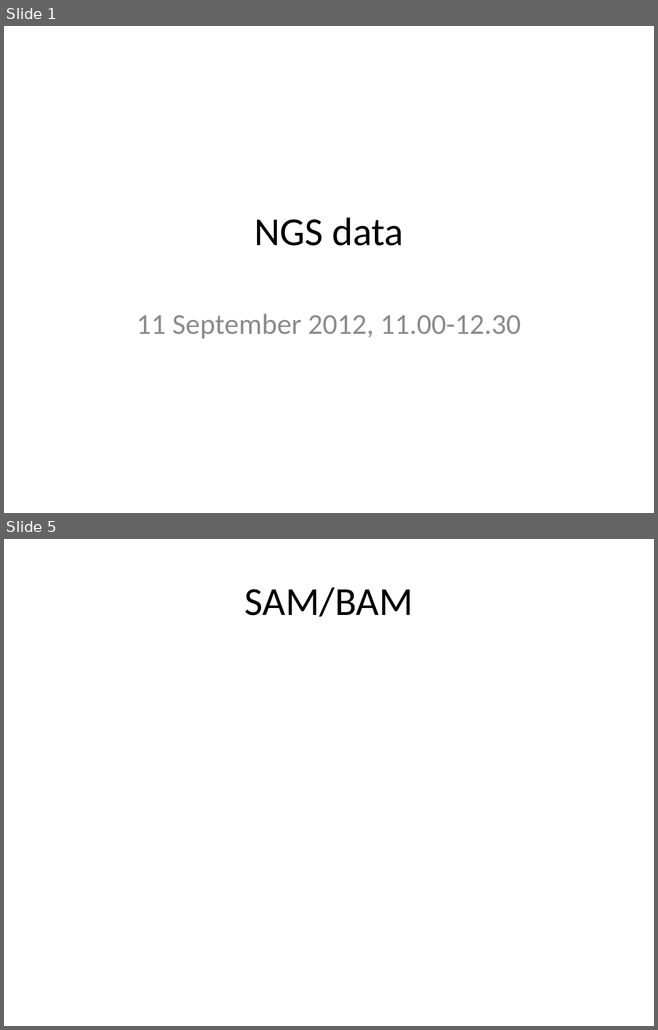
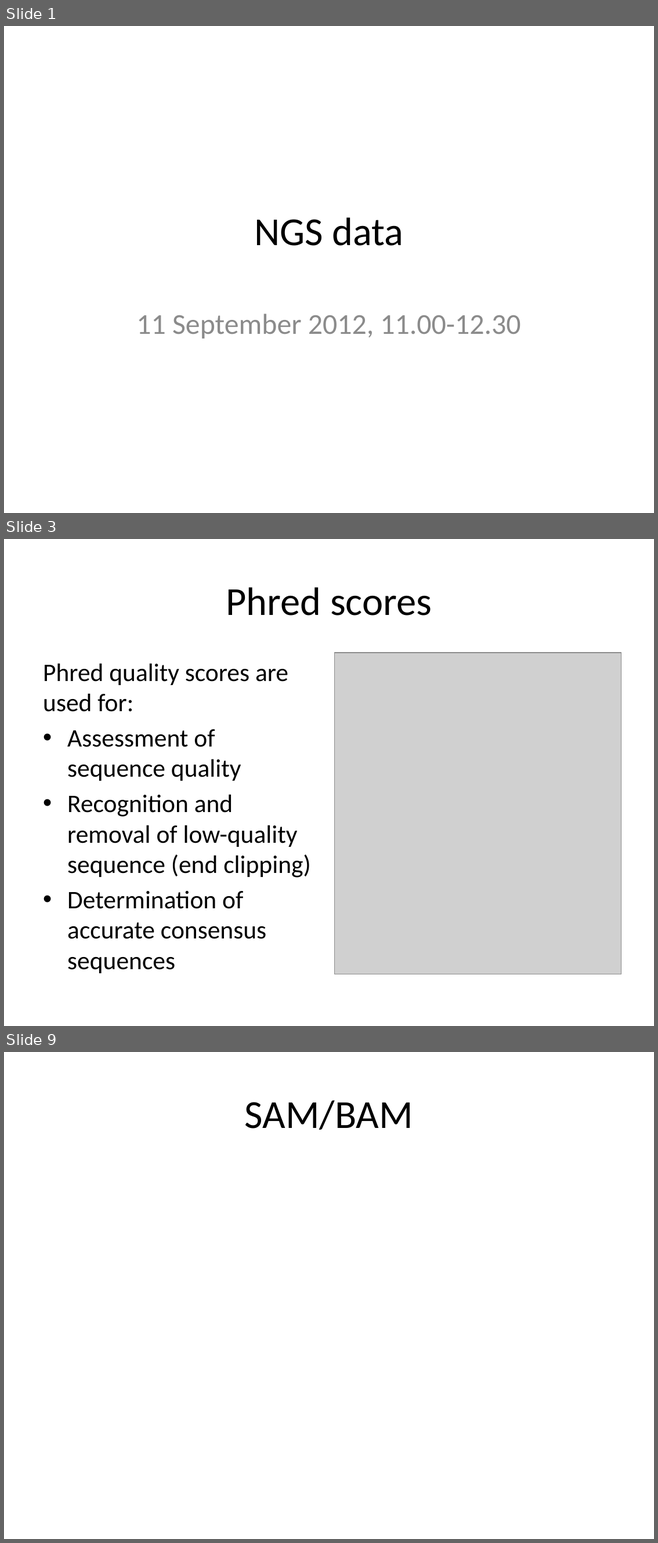
Before and after one commit to rvosa/ngs-workflows, a slide deck: doc/slides/day1/session2/NGSdata.pptx. Shown one above the other, each under a label of ours: slides 1 and 5 before the commit, slides 1, 3 and 9 after it; the slides between them are not shown. The pictures are 658x1030 and 658x1543 pixels, drawn with LibreOffice and Linux fonts; fonts in the diff are those of the drawing; grey boxes stand for pictures. Boxes give left, top, right and bottom in pixels: in the first picture for what was removed or moved away, otherwise in the second. Text is boxed around its words. In the diff, an @@ line names an element or a change of style, - is before the commit and + after.

```diff
--- a/doc/slides/day1/session2/NGSdata.pptx
+++ b/doc/slides/day1/session2/NGSdata.pptx
@@ slide 3 added at (4, 539, 654, 1026), background #FFFFFF @@
@@ title added at (226, 587, 431, 616), 44 pt, text #000000 @@
+Phred scores
@@ picture added at (334, 653, 621, 974) @@
@@ text added at (43, 663, 311, 973), 28 pt, text #000000 @@
+Phred quality scores are used for:
+• Assessment of sequence quality
+• Recognition and removal of low-quality sequence (end clipping)
+• Determination of accurate consensus sequences
@@ what was slide 5 is now slide 9 @@
```
Also in this commit, not shown: 3 slides changed, 5 other slides added, 2 slides removed.
